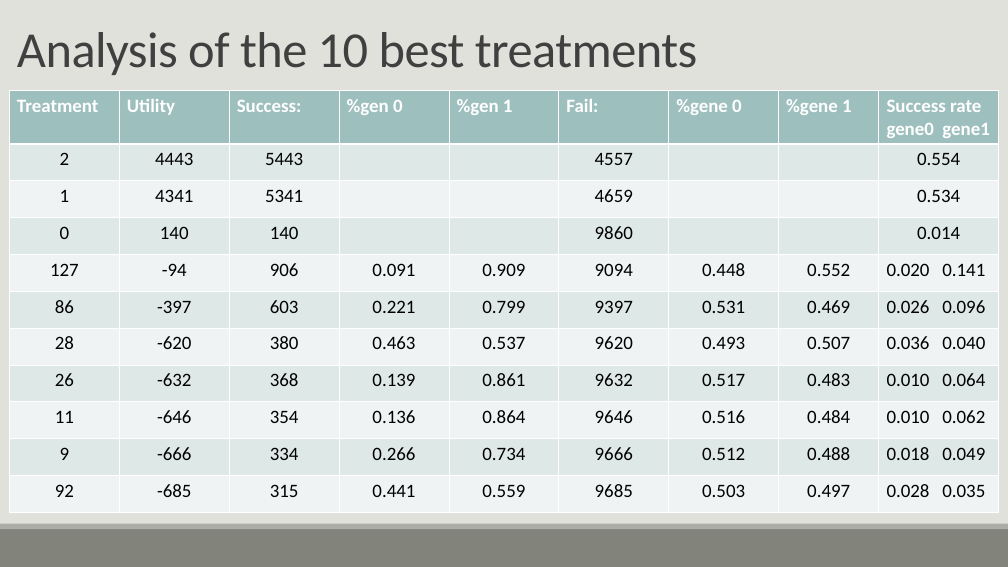
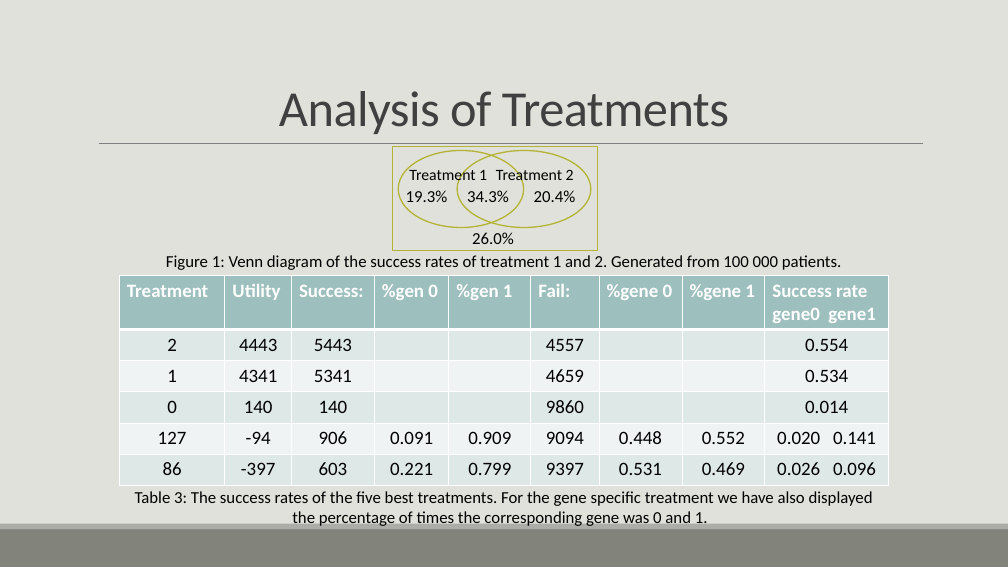
Before and after one commit to lholsen96/ml-society-science, a slide deck: slide 5 of src/project2/Part3/Medical project.pptx. Drawn at 1008x567 pixels with LibreOffice and Linux fonts; fonts in the diff are those of the drawing. Boxes give left, top, right and bottom in pixels: in the first picture for what was removed or moved away, otherwise in the second. Text is boxed around its words. In the diff, an @@ line names an element or a change of style, - is before the commit and + after.

```diff
--- a/src/project2/Part3/Medical project.pptx
+++ b/src/project2/Part3/Medical project.pptx
@@ title at (279, 91, 729, 134): text changed @@
-Analysis of the 10 best treatments
+Analysis of Treatments
@@ rectangle added at (392, 147, 597, 251), outline #B3B435 1.25 pt @@
@@ ellipse added at (399, 150, 524, 228), outline #B3B435 1.25 pt @@
@@ text added at (409, 166, 487, 184), 15 pt, text #000000 @@
+Treatment 1
@@ ellipse added at (457, 150, 591, 228), outline #B3B435 1.25 pt @@
@@ text added at (496, 166, 574, 184), 15 pt, text #000000 @@
+Treatment 2
@@ text added at (406, 190, 448, 202), 16 pt, text #000000 @@
+19.3%
@@ text added at (467, 190, 509, 202), 16 pt, text #000000 @@
+34.3%
@@ text added at (534, 190, 576, 202), 16 pt, text #000000 @@
+20.4%
@@ text added at (472, 232, 514, 244), 16 pt, text #000000 @@
+26.0%
@@ text added at (166, 255, 841, 270), 16 pt, text #000000 @@
+Figure 1: Venn diagram of the success rates of treatment 1 and 2. Generated from 100 000 patients.
@@ table at (119, 276, 890, 485) @@
-row 7: 28 | -620 | 380 | 0.463 | 0.537 | 9620 | 0.493 | 0.507 | 0.036 0.040
-row 8: 26 | -632 | 368 | 0.139 | 0.861 | 9632 | 0.517 | 0.483 | 0.010 0.064
-row 9: 11 | -646 | 354 | 0.136 | 0.864 | 9646 | 0.516 | 0.484 | 0.010 0.062
-row 10: 9 | -666 | 334 | 0.266 | 0.734 | 9666 | 0.512 | 0.488 | 0.018 0.049
-row 11: 92 | -685 | 315 | 0.441 | 0.559 | 9685 | 0.503 | 0.497 | 0.028 0.035
@@ table: place and size @@
-table at (9, 91, 997, 512)
+table at (119, 276, 890, 485)
@@ text added at (135, 491, 873, 527), 16 pt, text #000000 @@
+Table 3: The success rates of the five best treatments. For the gene specific treatment we have also displayed the percentage of times the corresponding gene was 0 and 1.
```
Also in this commit, not shown: 1 other slide changed, 1 slide added.
